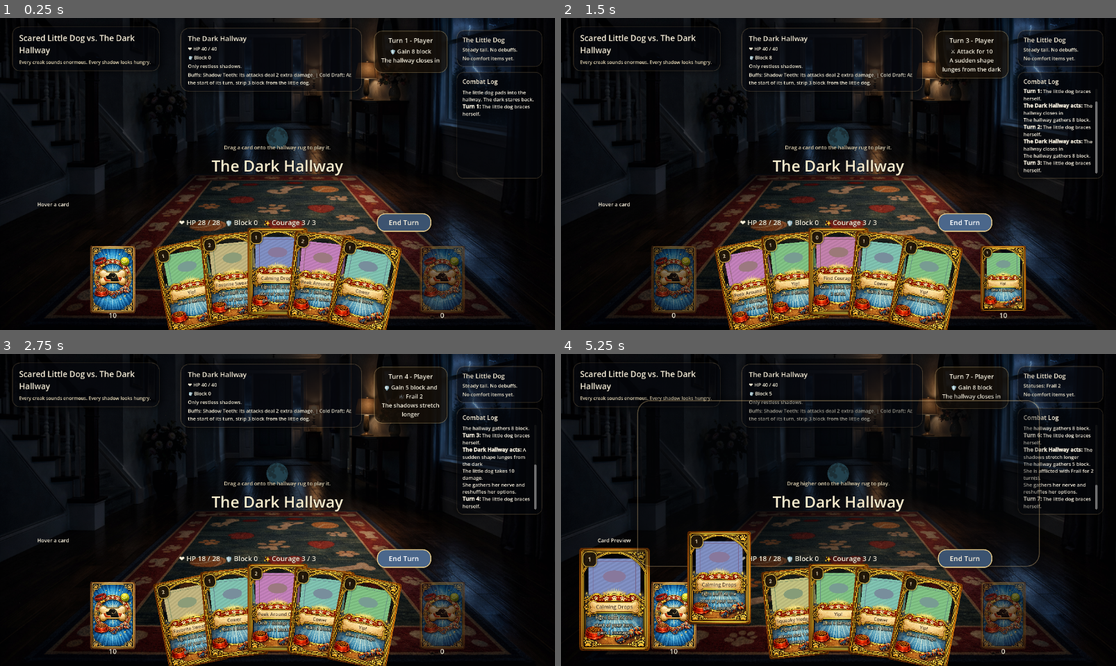
Above: before the commit, frames 1-4 (two rows, left to right).
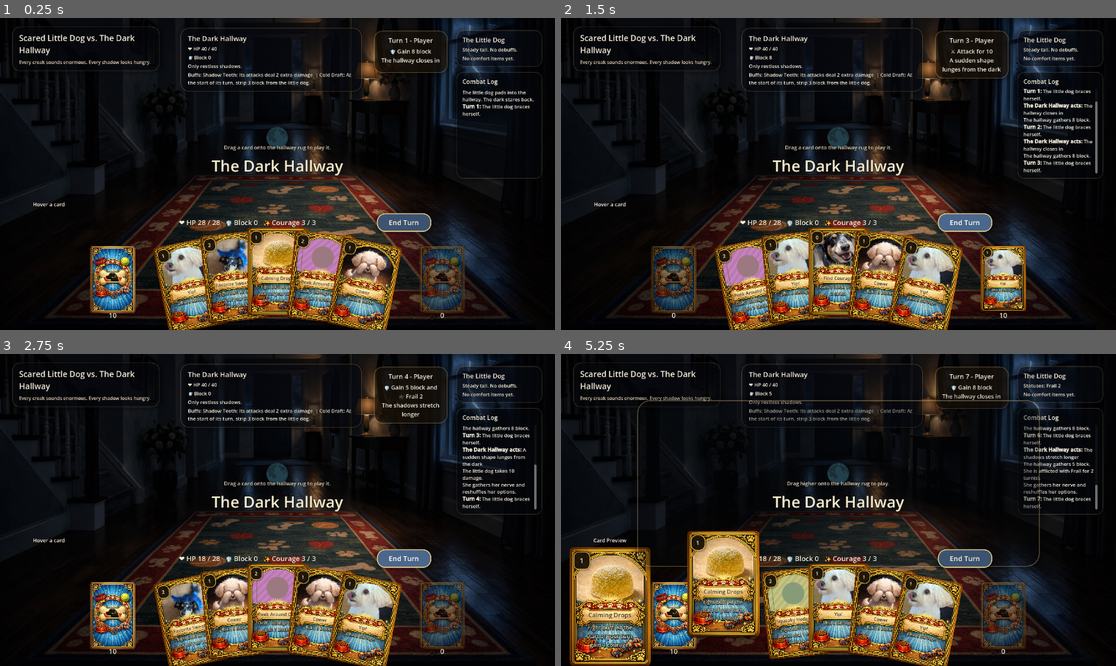
Above: after the commit, the same moments.

Repository: mjd4186/lunasquest
Game: Godot game, scene res://scenes/main.tscn
Two runs of this game, one before a commit and one after it. Both use one fixed random seed, a clock stepped at 60 frames per second and the inputs below.
Inputs (mouse positions are in pixels of both pictures, inside the frame that each line leads up to):
- Up to frame 1 (0.25 s): no input
- Up to frame 2 (1.5 s): click "End Turn" at 0.5 s; click "End Turn" at 1.25 s
- Up to frame 3 (2.75 s): click "End Turn" at 2 s
- Up to frame 4 (5.25 s): tap Enter at 2.75, 5 s; drag from (672, 616) to (894, 441) at 2.77 s; tap Space at 3.5 s; drag from (1005, 616) to (810, 572) at 3.52 s; move the mouse to (616, 600) at 4.27 s; click (616, 600) at 4.42 s; drag from (749, 622) to (672, 463) at 5.02 s

The runs differ from the first frame. In frame 1, 3.2% of the frame differs, in the area x 6-71%, y 59-86%; in frame 2, 3.7%; in frame 3, 3.1%; in frame 4, 12%, in the area x 1-71%, y 56-100%.

Commit message:
art updates

Diff:
--- a/scenes/card_ui.tscn
+++ b/scenes/card_ui.tscn
@@ -19,10 +19,10 @@
 
 [node name="ArtTexture" type="TextureRect" parent="."]
 unique_name_in_owner = true
-anchor_left = 0.1325
-anchor_top = 0.105
-anchor_right = 0.8675
-anchor_bottom = 0.452
+anchor_left = 0.082
+anchor_top = 0.062
+anchor_right = 0.918
+anchor_bottom = 0.505
 mouse_filter = 2
 expand_mode = 1
 
--- a/scenes/main.tscn
+++ b/scenes/main.tscn
@@ -156,15 +156,15 @@
 text = "Intent: Attack for 7"
 
 [node name="PreviewDock" type="Control" parent="CombatCanvas"]
-offset_left = 54.0
+offset_left = 18.0
 offset_top = 632.0
-offset_right = 316.0
-offset_bottom = 1038.0
+offset_right = 322.0
+offset_bottom = 1090.0
 mouse_filter = 2
 
 [node name="PreviewTitleLabel" type="Label" parent="CombatCanvas/PreviewDock"]
 unique_name_in_owner = true
-offset_right = 262.0
+offset_right = 304.0
 offset_bottom = 30.0
 mouse_filter = 2
 text = "Hover a card"
@@ -173,8 +173,8 @@
 [node name="PreviewCardAnchor" type="CenterContainer" parent="CombatCanvas/PreviewDock"]
 unique_name_in_owner = true
 offset_top = 38.0
-offset_right = 262.0
-offset_bottom = 406.0
+offset_right = 304.0
+offset_bottom = 458.0
 mouse_filter = 2
 
 [node name="RightColumn" type="VBoxContainer" parent="CombatCanvas"]
--- a/scripts/card_ui.gd
+++ b/scripts/card_ui.gd
@@ -50,7 +50,7 @@
 			size = custom_minimum_size
 		_on_resized()
 	frame_texture.stretch_mode = TextureRect.STRETCH_SCALE
-	art_texture_rect.stretch_mode = TextureRect.STRETCH_SCALE
+	art_texture_rect.stretch_mode = TextureRect.STRETCH_KEEP_ASPECT_COVERED
 	_apply_card_theme()
 	_refresh()
 
@@ -125,7 +125,7 @@
 	_kill_tween()
 	z_index = 200
 	rotation_degrees = 0.0
-	scale = Vector2.ONE * 1.06
+	scale = Vector2.ONE * 1.2
 	drag_started.emit(self)
 	drag_moved.emit(self, get_global_mouse_position())
 
@@ -246,7 +246,7 @@
 	if _mouse_inside:
 		target_position -= Vector2(0, 24)
 		target_rotation = lerpf(_rest_rotation, 0.0, 0.5)
-		target_scale = Vector2.ONE * 1.08
+		target_scale = Vector2.ONE * 1.2
 		z_index = maxi(_rest_z_index, 100)
 	else:
 		z_index = _rest_z_index
--- a/scripts/main.gd
+++ b/scripts/main.gd
@@ -7,11 +7,12 @@
 
 const CARD_UI_SCENE := preload("res://scenes/card_ui.tscn")
 const COMPOSITION_SIZE := Vector2(1920, 1080)
-const BASE_PREVIEW_CARD_SIZE := Vector2(244, 366)
+const BASE_PREVIEW_CARD_SIZE := Vector2(280, 420)
 const BASE_PILE_CARD_SIZE := Vector2(156, 234)
 const BASE_HAND_CARD_SIZE := Vector2(208, 312)
 const CARD_ART_DIRECTORY := "res://cardart"
 const CARD_ART_PLACEHOLDER_SIZE := Vector2i(768, 1024)
+const CARD_ART_EXTENSIONS := ["png", "jpg"]
 const END_TURN_BUTTON_SIZE := Vector2(188, 64)
 const HAND_SIDE_PADDING := 32.0
 const HAND_CARD_OVERLAP := 0.72
@@ -277,8 +278,9 @@
 		if seen_slugs.has(slug):
 			continue
 		seen_slugs[slug] = true
-		var resource_path: String = _card_art_resource_path(slug)
-		if not FileAccess.file_exists(resource_path):
+		var existing_resource_path: String = _find_existing_card_art_path(slug)
+		if existing_resource_path.is_empty():
+			var resource_path: String = _card_art_placeholder_path(slug)
 			_write_card_art_placeholder(resource_path, slug)
 	_load_card_art_textures()
 
@@ -310,8 +312,21 @@
 	return slug.trim_suffix("-") if not slug.is_empty() else "card"
 
 
-func _card_art_resource_path(slug: String) -> String:
+func _card_art_resource_path(slug: String, extension: String) -> String:
+	return "%s/%s.%s" % [CARD_ART_DIRECTORY, slug, extension]
+
+
+func _card_art_placeholder_path(slug: String) -> String:
 	return "%s/%s.jpg" % [CARD_ART_DIRECTORY, slug]
+
+
+func _find_existing_card_art_path(slug: String) -> String:
+	for extension_variant in CARD_ART_EXTENSIONS:
+		var extension: String = String(extension_variant)
+		var resource_path: String = _card_art_resource_path(slug, extension)
+		if FileAccess.file_exists(resource_path):
+			return resource_path
+	return ""
 
 
 func _decorate_card(card: Dictionary) -> Dictionary:
@@ -329,6 +344,7 @@
 	if card_art_dir == null:
 		return
 
+	var discovered_slugs: Dictionary = {}
 	card_art_dir.list_dir_begin()
 	while true:
 		var file_name: String = card_art_dir.get_next()
@@ -336,14 +352,22 @@
 			break
 		if card_art_dir.current_is_dir():
 			continue
-		if file_name.get_extension().to_lower() != "jpg":
+		var extension: String = file_name.get_extension().to_lower()
+		if extension != "png" and extension != "jpg":
 			continue
 
 		var slug: String = file_name.get_basename().to_lower()
-		var texture: Texture2D = _load_card_art_texture(_card_art_resource_path(slug))
+		discovered_slugs[slug] = true
+	card_art_dir.list_dir_end()
+
+	for slug_variant in discovered_slugs.keys():
+		var slug: String = String(slug_variant)
+		var resource_path: String = _find_existing_card_art_path(slug)
+		if resource_path.is_empty():
+			continue
+		var texture: Texture2D = _load_card_art_texture(resource_path)
 		if texture != null:
 			card_art_textures[slug] = texture
-	card_art_dir.list_dir_end()
 
 
 func _load_card_art_texture(resource_path: String) -> Texture2D:
Binary file removed: cardart/calming-drops.jpg
Binary file added: cardart/calming-drops.png
Not shown, changed: cardart/calming-drops.png.import
Binary file removed: cardart/cower.jpg
Not shown, changed: cardart/cower.jpg.import
Binary file added: cardart/cower.png
Binary file removed: cardart/favorite-sweater.jpg
Binary file added: cardart/favorite-sweater.png
Not shown, changed: cardart/favorite-sweater.png.import
Binary file removed: cardart/find-courage.jpg
Binary file added: cardart/find-courage.png
Not shown, changed: cardart/find-courage.png.import
(and 5 more such lines)
